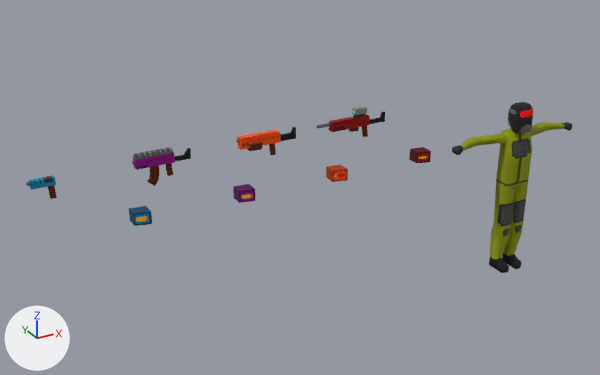
An edit to the Blender file enemys/generic_enemy/model/generic_enemy.blend, drawn before and after from the same camera.
Camera for both pictures: a 50 mm camera at (-6.21, -6.37, 4.74) aimed at (-2.54, 0.31, 1.4). Every picture has the same lights, and +X, +Y and +Z are marked at lower left. The older version comes first.
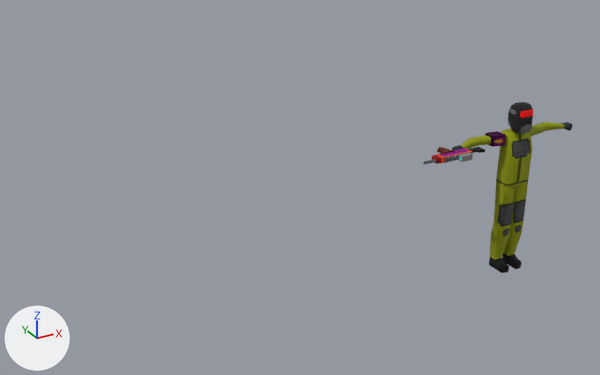
Location of each change, (x1, y1, x2, y2) in pixels of the pictures (600 x 375 px):
'Cube.003', moved, turned
    before: (132, 147, 191, 186)
    after: (437, 147, 481, 163)
'Cube.005', moved, turned
    before: (316, 106, 385, 137)
    after: (423, 150, 483, 164)
'Cube.002', moved, turned
    before: (236, 127, 296, 155)
    after: (436, 147, 485, 163)
'Cube.007', moved
    before: (129, 206, 152, 226)
    after: (485, 131, 506, 147)
'Cube.004', moved, turned (not visible afterwards)
    before: (26, 175, 57, 199)
'Cube.008', moved (not visible afterwards)
    before: (233, 184, 255, 203)
'Cube.009', moved (not visible afterwards)
    before: (326, 165, 348, 182)
'Cube.010', moved (not visible afterwards)
    before: (409, 147, 431, 163)

Edits to the bpy script that builds the scene:
```text
Change ob_cube_005:
    ob_cube_005.location: (-2.0, 0.0, 2.0) -> (-0.798, 0.031, 1.567)
    ob_cube_005.rotation_euler: (0.0, 0.0, 3.142) -> (-1.571, 0.0, -3.142)  # degrees (0, 0, 180) -> degrees (-90, 0, -180)
Change ob_cube_002:
    ob_cube_002.location: (-3.0, 0.0, 2.0) -> (-0.798, 0.031, 1.567)
    ob_cube_002.rotation_euler: (0.0, 0.0, 3.142) -> (-1.571, 0.0, -3.142)  # degrees (0, 0, 180) -> degrees (-90, 0, -180)
Change ob_cube_003:
    ob_cube_003.location: (-4.0, 0.0, 2.0) -> (-0.798, 0.031, 1.567)
    ob_cube_003.rotation_euler: (0.0, 0.0, 3.142) -> (-1.571, 0.0, -3.142)  # degrees (0, 0, 180) -> degrees (-90, 0, -180)
Change ob_cube_004:
    ob_cube_004.location: (-5.0, 0.0, 2.0) -> (-0.798, 0.031, 1.567)
    ob_cube_004.rotation_euler: (0.0, 0.0, 3.142) -> (-1.571, 0.0, -3.142)  # degrees (0, 0, 180) -> degrees (-90, 0, -180)
Change ob_cube_007:
    ob_cube_007.location: (-4.0, 0.0, 0.0) -> (0.0, 0.0, 0.0)
Change ob_cube_008:
    ob_cube_008.location: (-3.0, 0.0, 0.0) -> (0.0, 0.0, 0.0)
Change ob_cube_009:
    ob_cube_009.location: (-2.0, 0.0, 0.0) -> (0.0, 0.0, 0.0)
Change ob_cube_010:
    ob_cube_010.location: (-1.0, 0.0, 0.0) -> (0.0, 0.0, 0.0)
```
